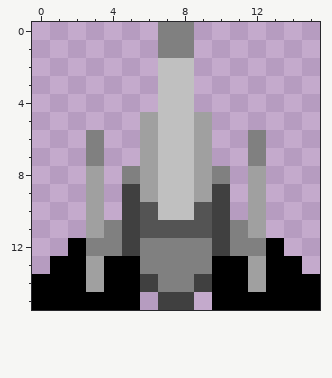
File history of a pixel-art sprite, MathfClampSampleProject/Assets/Sprites/Player.png. Above: the version before the commit.
The file is 16x16 pixels.
After:
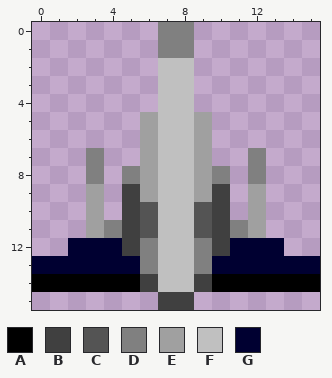
Palette (. is transparent): A #000000  B #404040  C #545454  D #808080  E #a0a0a0  F #c0c0c0  G #000031
Change:
The edit turns colour E into colour A in row 14 at x 3 and 12.
The edit turns colour E into colour D in row 8 at x 3 and 12.
The edit turns colour C into colour F in row 11 at x 7 to 8.
The edit turns colour D into colour F in rows 12 to 14 at x 7 to 8.
There is now colour G in row 13 at x 0 and 15.
The edit turns colour A into colour G in row 12 at x 2 and 13; in row 13 at x 1 to 2, 4 to 5, 10 to 11 and 13 to 14.
The edit turns colour D into colour G in row 12 at x 3 to 4 and 11 to 12.
The edit turns colour E into colour G in row 13 at x 3 and 12.
The edit erases colour A in row 15 at x 0 to 5 and 10 to 15.
The edit erases colour D in row 6 at x 3 and 12.
Changed places in both pictures, as pixel boxes (x1, y1, x2, y2):
changed: (32, 130, 320, 310)
